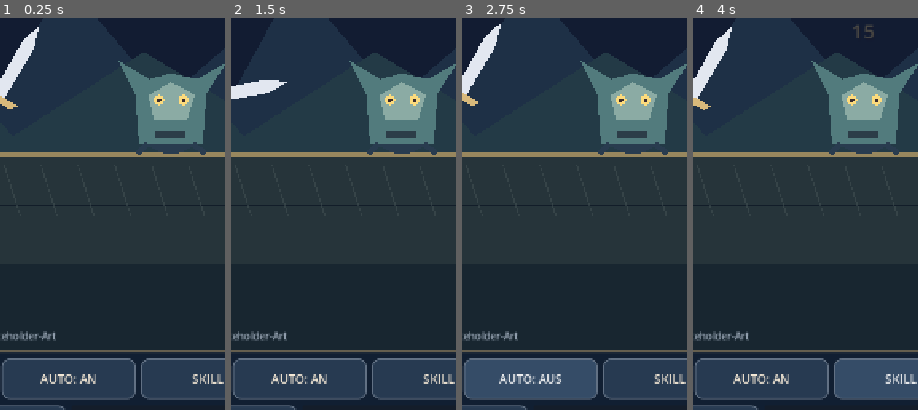
Above: before the commit, frames 1-4 (left to right).
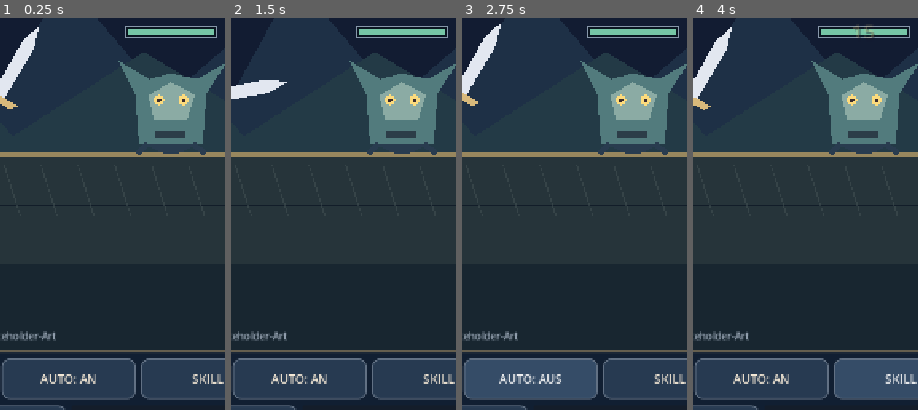
Above: after the commit, the same moments.

Repository: Broosskyy/Realm-Alliance
Game: Godot game, scene res://scenes/main.tscn
Two runs of this game, one before a commit and one after it. Both use one fixed random seed, a clock stepped at 60 frames per second and the inputs below.
Inputs (mouse positions are % of the whole screen's width and height, from its top left):
- Up to frame 1 (0.25 s): no input
- Up to frame 2 (1.5 s): click (50, 46) at 0.52 s; click "TAP" at 1.25 s
- Up to frame 3 (2.75 s): click "AUTO: AN" at 2 s
- Up to frame 4 (4 s): click "AUTO: AUS" at 2.75 s; click "SKILL" at 3.5 s
The pictures show only the part of the screen within x 35-85%, y 40-90%; the shares and areas given below are measured in that part.

The runs differ from the first frame. In frame 1, 0.8% of the frame differs, in the area x 55-97%, y 2-6%; in frame 2, 0.8%; in frame 3, 0.8%; in frame 4, 0.8%.

Commit message:
feat(godot): show responsive enemy health bars and boss identity

Diff:
--- a/godot/realm_alliance/scripts/enemy_visual.gd
+++ b/godot/realm_alliance/scripts/enemy_visual.gd
@@ -2,12 +2,18 @@
 class_name RAEnemyVisual
 
 var wave: int = 1
+var health_ratio: float = 1.0
 var _motion: Tween
 
 func show_wave(number: int) -> void:
     wave = number
+    health_ratio = 1.0
     scale = Vector2.ONE
     modulate = Color.WHITE
+    queue_redraw()
+
+func set_health(current_hp: int, maximum_hp: int) -> void:
+    health_ratio = clampf(float(current_hp) / float(maxi(1, maximum_hp)), 0.0, 1.0)
     queue_redraw()
 
 func _draw() -> void:
@@ -30,6 +36,14 @@
     draw_rect(Rect2(-24,-37,48,10),Color("#2c3d48"))
     draw_line(Vector2(-36,-16),Vector2(-54,0),Color("#293c4f"),9.0)
     draw_line(Vector2(36,-16),Vector2(54,0),Color("#293c4f"),9.0)
+    # A grounded health bar immediately above the enemy, even in the POC.
+    var boss := wave % 5 == 0
+    var frame_color := Color("#c8a56b") if boss else Color("#8797aa")
+    var hp_color := Color("#ef9965") if boss else Color("#76c6a6")
+    draw_rect(Rect2(-73, -204, 146, 18), Color("#0a1521"))
+    draw_rect(Rect2(-69, -200, 138, 10), Color("#384150"))
+    draw_rect(Rect2(-69, -200, 138.0 * health_ratio, 10), hp_color)
+    draw_rect(Rect2(-73, -204, 146, 18), frame_color, false, 2.0)
 
 func play_hit() -> void:
     if _motion and _motion.is_running():
